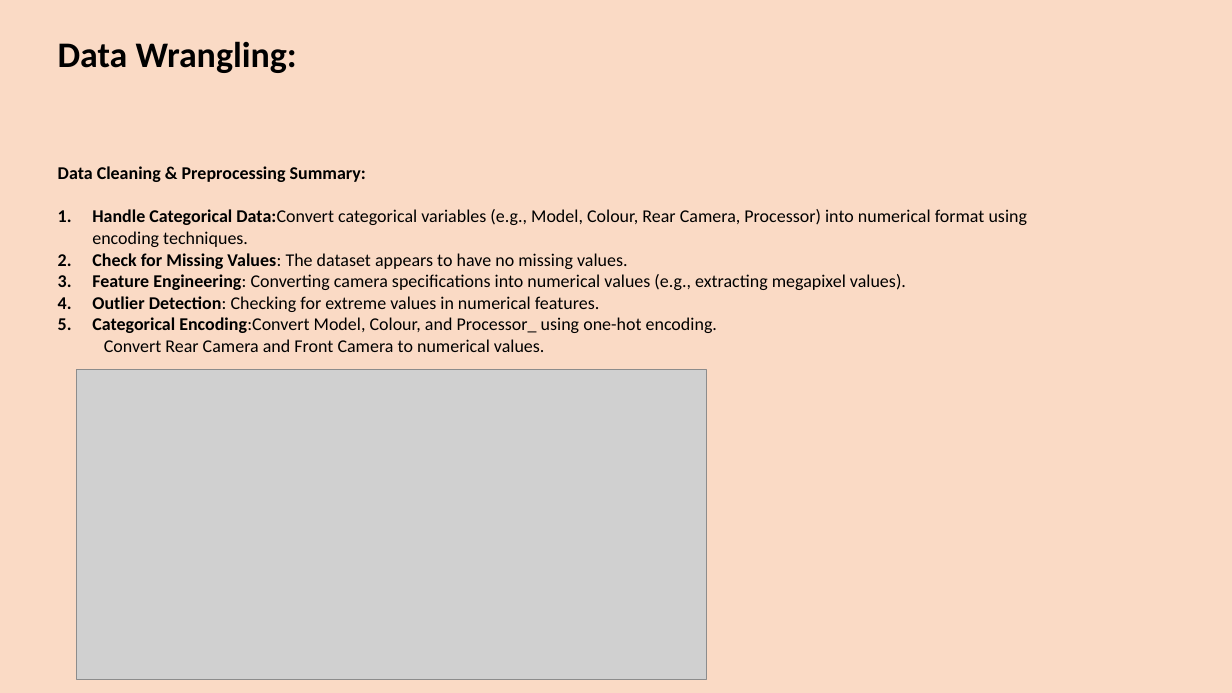
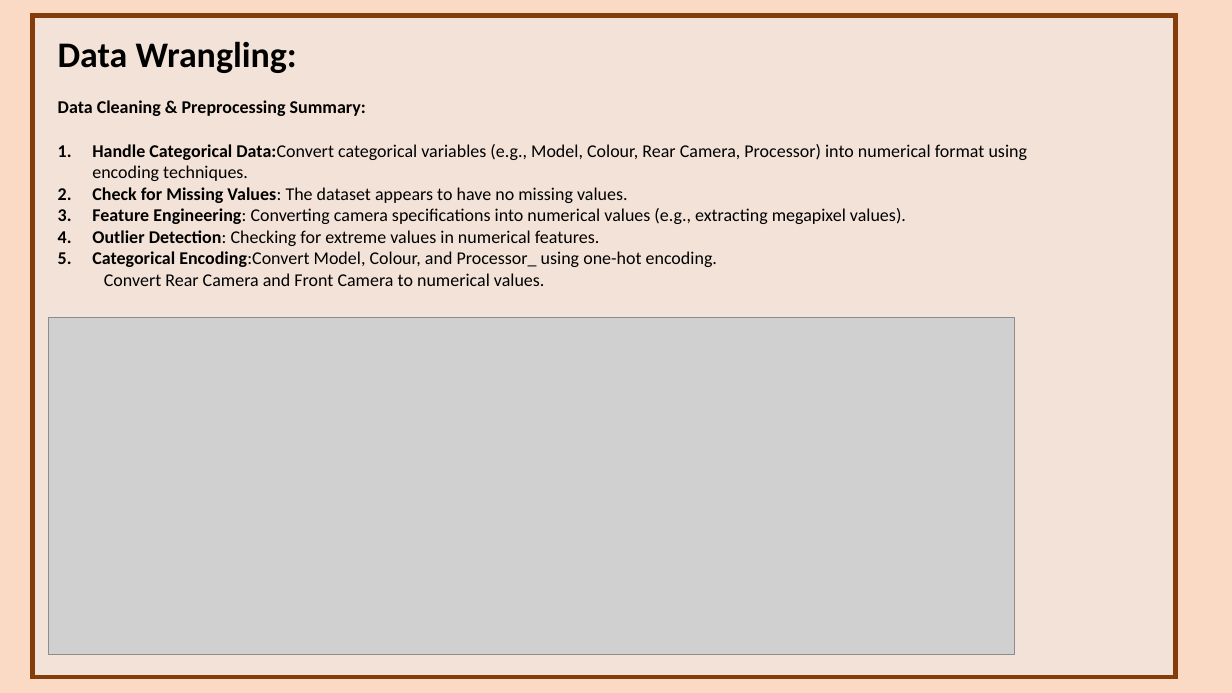
Before and after one commit to rajani1616/project4-Mobile-price-prediction, a slide deck: slide 6 of project4ppt.pptx. Drawn at 1232x693 pixels with LibreOffice and Linux fonts; fonts in the diff are those of the drawing; grey boxes stand for pictures. Boxes give left, top, right and bottom in pixels: in the first picture for what was removed or moved away, otherwise in the second. Text is boxed around its words. In the diff, an @@ line names an element or a change of style, - is before the commit and + after.

```diff
--- a/project4ppt.pptx
+++ b/project4ppt.pptx
@@ rectangle added at <box>32,16,1176,677</box>, fill #EDEDED at 47% opacity, outline #843C0B 3.5 pt @@
@@ text "Data Cleaning & Preprocessing Summary:": place and size @@
-text "Data Cleaning & Preprocessing Summary:" at <box>58,166,1028,352</box>
+text "Data Cleaning & Preprocessing Summary:" at <box>58,100,1028,286</box>
@@ picture: place and size @@
-picture at <box>77,370,706,680</box>
+picture at <box>48,317,1015,654</box>
```
Also in this commit, not shown: 17 other slides changed.
